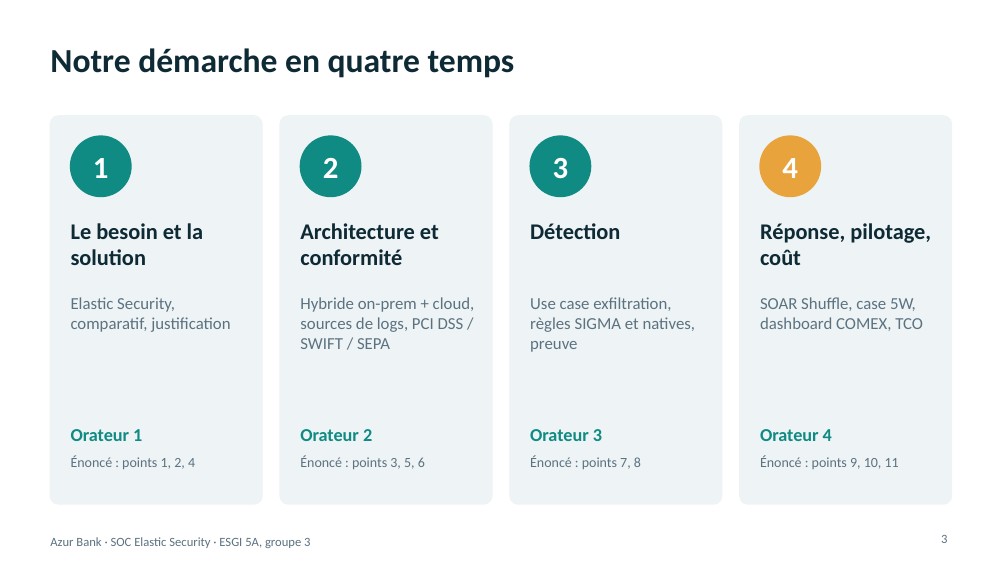
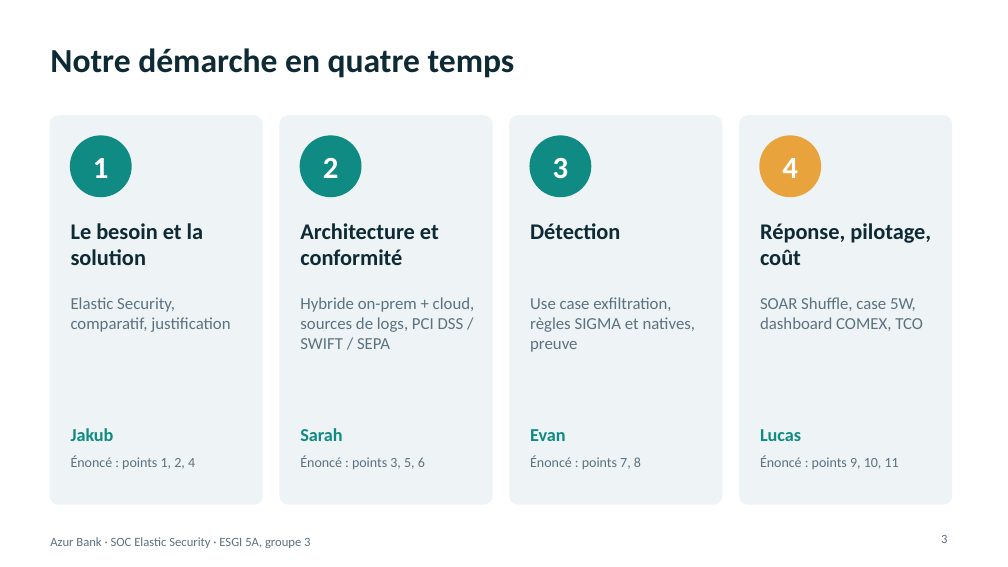
Before and after one commit to Jacob-dot-bit/soc-azur-bank-elastic, a slide deck: slide 3 of 05 - Soutenance (slides, dashboard, coût)/Soutenance_Azur_Bank_Elastic.pptx. Drawn at 1008x567 pixels with LibreOffice and Linux fonts; fonts in the diff are those of the drawing. Boxes give left, top, right and bottom in pixels: in the first picture for what was removed or moved away, otherwise in the second. Text is boxed around its words. In the diff, an @@ line names an element or a change of style, - is before the commit and + after.

Commit message:
Soutenance : prénoms des orateurs (Jakub, Sarah, Evan, Lucas)

```diff
--- a/05 - Soutenance (slides, dashboard, coût)/Soutenance_Azur_Bank_Elastic.pptx
+++ b/05 - Soutenance (slides, dashboard, coût)/Soutenance_Azur_Bank_Elastic.pptx
@@ text at bbox=[71, 428, 114, 441]: text changed @@
-Orateur 1
+Jakub
@@ text at bbox=[300, 428, 342, 441]: text changed @@
-Orateur 2
+Sarah
@@ text at bbox=[530, 429, 565, 441]: text changed @@
-Orateur 3
+Evan
@@ text at bbox=[760, 429, 801, 441]: text changed @@
-Orateur 4
+Lucas
```
Also in this commit, not shown: 3 other slides changed, 1 other file.
